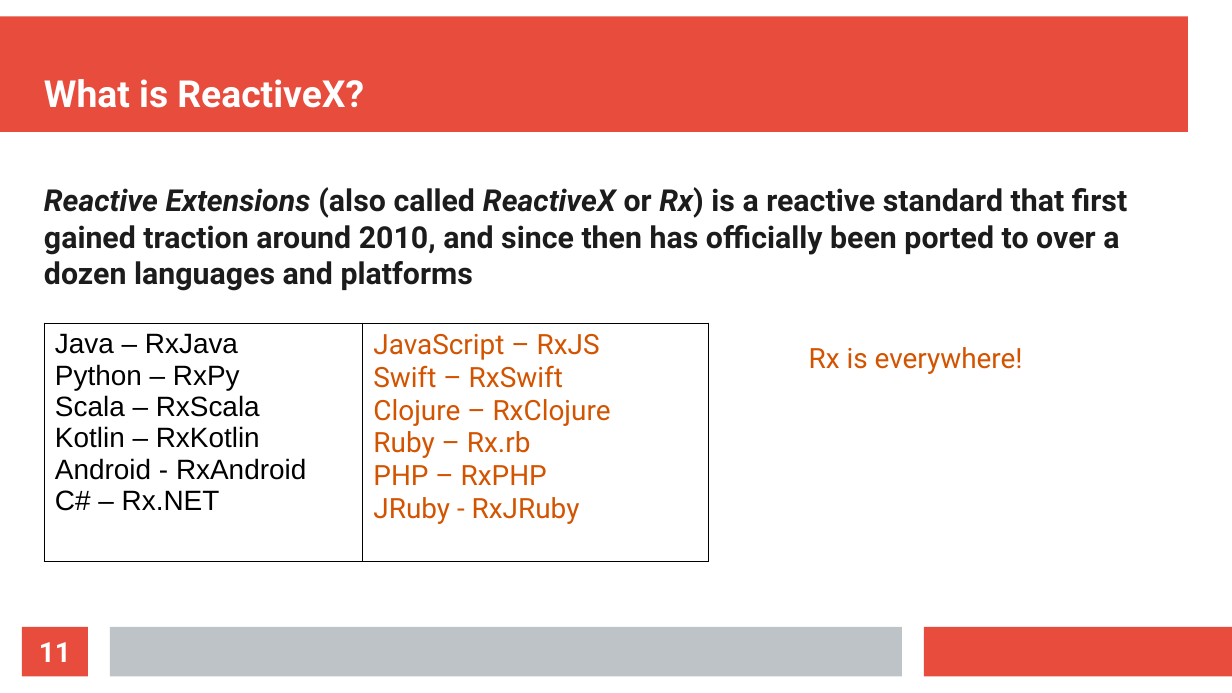
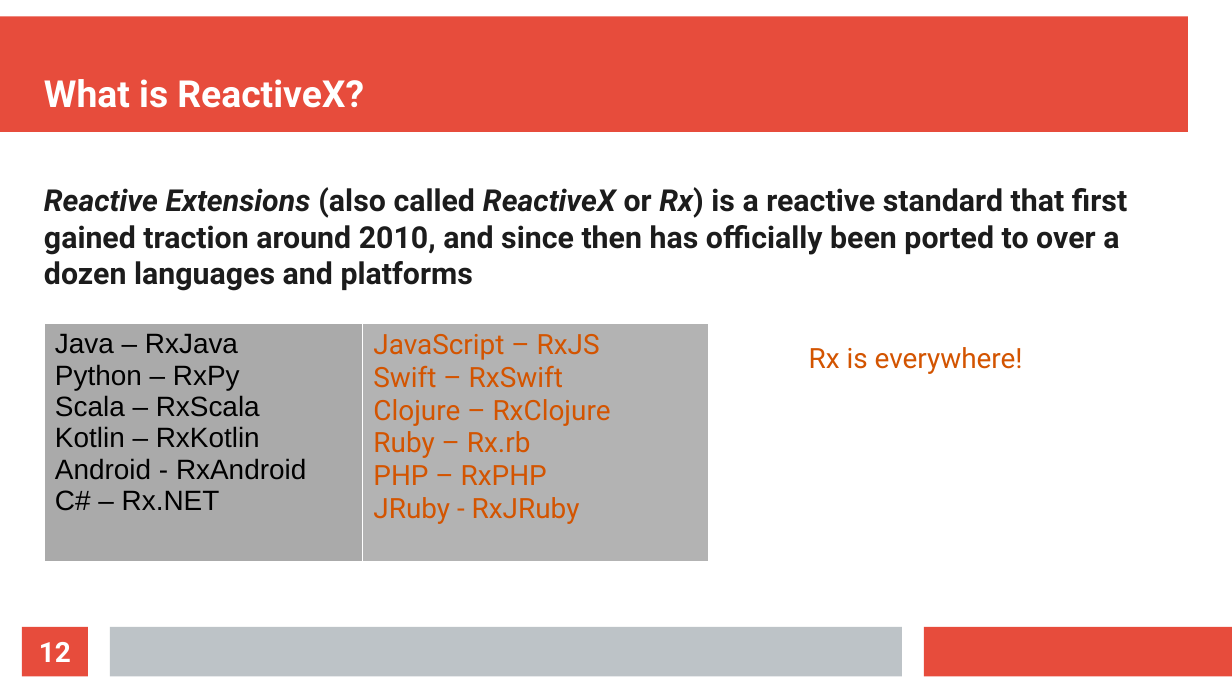
Before and after one commit to thomasnield/oreilly_reactive_python_for_data, a slide deck: slide 12 of resources/reactive_python_slides.odp (slide 11 before the commit). Drawn at 1232x693 pixels with LibreOffice and Linux fonts; fonts in the diff are those of the drawing. Boxes give left, top, right and bottom in pixels: in the first picture for what was removed or moved away, otherwise in the second. Text is boxed around its words. In the diff, an @@ line names an element or a change of style, - is before the commit and + after.

```diff
--- a/resources/reactive_python_slides.odp
+++ b/resources/reactive_python_slides.odp
@@ table at [44, 323, 709, 561] @@
@@ fill none to #AAAAAA in row 1, column 1 @@
@@ fill none to #B3B3B3 in row 1, column 2 @@
@@ borders changed @@
@@ page number at [39, 642, 71, 662]: text changed @@
-11
+12
```
Also in this commit, not shown: 4 other slides changed, 1 slide added.
